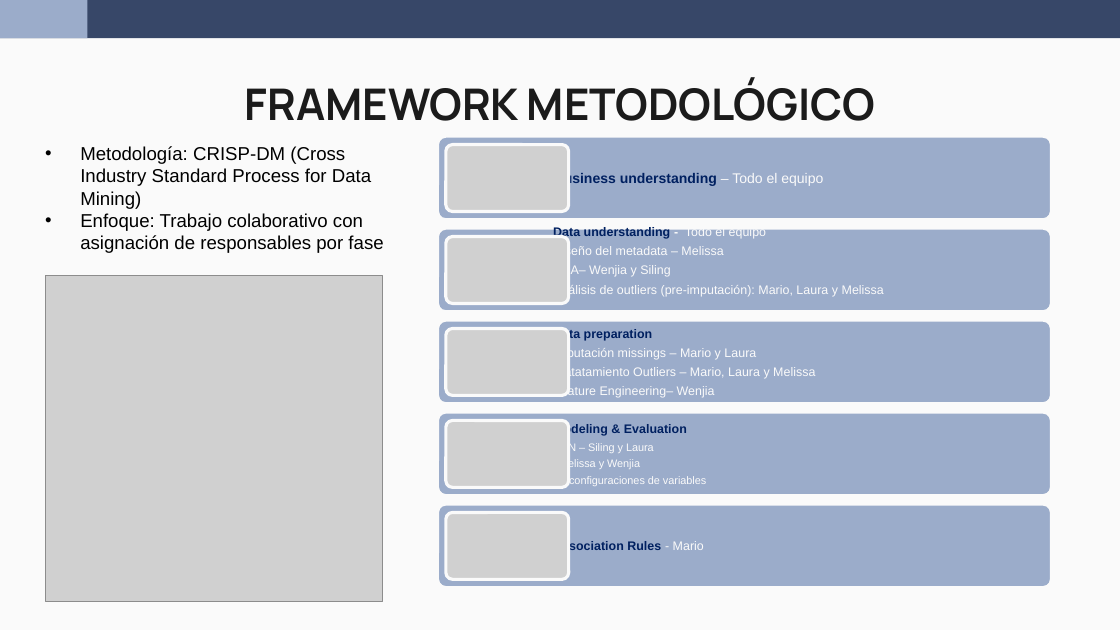
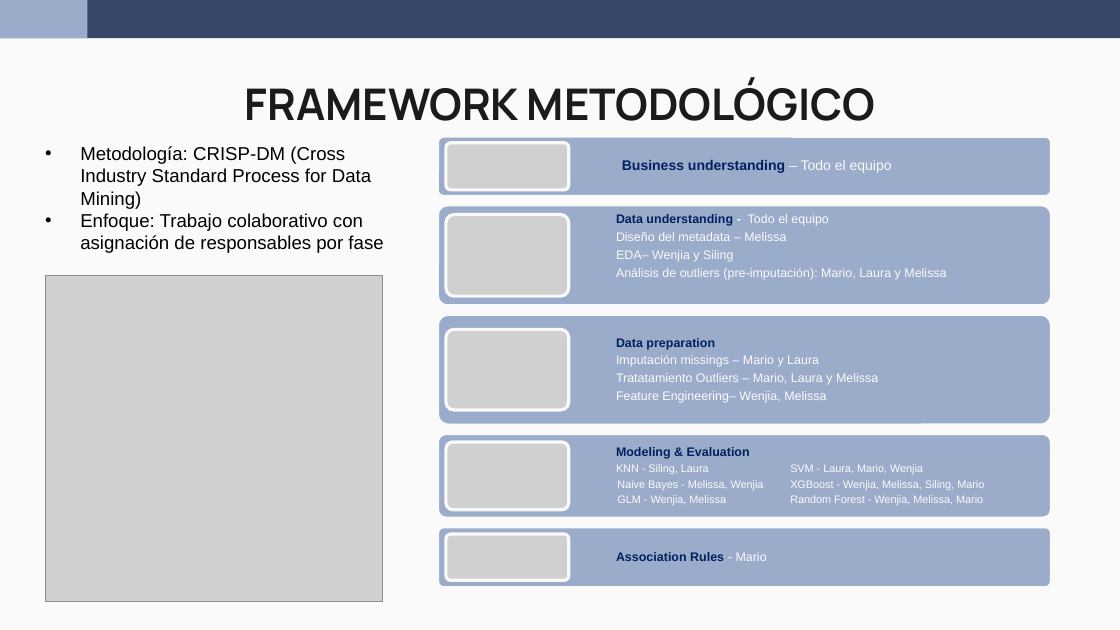
Before and after one commit to wen2111/Mineria, a slide deck: slide 3 of Entrega_2/00.REPORTE/Reporte_Grupo5.pptx. Drawn at 1120x630 pixels with LibreOffice and Linux fonts; fonts in the diff are those of the drawing; grey boxes stand for pictures. Boxes give left, top, right and bottom in pixels: in the first picture for what was removed or moved away, otherwise in the second. Text is boxed around its words. In the diff, an @@ line names an element or a change of style, - is before the commit and + after.

```diff
--- a/Entrega_2/00.REPORTE/Reporte_Grupo5.pptx
+++ b/Entrega_2/00.REPORTE/Reporte_Grupo5.pptx
@@ rounded rectangle: place and size @@
-rounded rectangle at [438, 137, 1052, 221]
+rounded rectangle at [438, 137, 1052, 197]
@@ picture: place and size @@
-picture at [446, 144, 569, 212]
+picture at [446, 143, 569, 190]
@@ text "Business understanding – Todo el ...": place and size @@
-text "Business understanding – Todo el ..." at [554, 172, 823, 187]
+text "Business understanding – Todo el ..." at [622, 160, 892, 173]
@@ rounded rectangle: place and size @@
-rounded rectangle at [438, 228, 1052, 312]
+rounded rectangle at [438, 205, 1052, 306]
@@ text "Data understanding - Todo el ...": place and size @@
-text "Data understanding - Todo el ..." at [553, 226, 884, 297]
+text "Data understanding - Todo el ..." at [616, 214, 946, 280]
@@ picture added at [446, 215, 569, 297] @@
@@ rounded rectangle: place and size @@
-rounded rectangle at [438, 320, 1052, 404]
+rounded rectangle at [438, 315, 1052, 426]
@@ picture: place and size @@
-picture at [446, 328, 569, 395]
+picture at [446, 329, 569, 410]
@@ text "Data preparation": place and size @@
-text "Data preparation" at [553, 328, 815, 398]
+text "Data preparation" at [616, 338, 878, 403]
@@ text at [616, 338, 878, 385]: line spacing 1 to 0.9 @@
@@ text at [616, 391, 826, 403]: text changed @@
-Feature Engineering– Wenjia
+Feature Engineering– Wenjia, Melissa
@@ rounded rectangle: place and size @@
-rounded rectangle at [438, 412, 1052, 496]
+rounded rectangle at [438, 433, 1052, 519]
@@ picture: place and size @@
-picture at [446, 236, 569, 304]
+picture at [446, 442, 569, 510]
@@ picture removed at [446, 420, 569, 487] @@
@@ text "Modeling & Evaluation": place and size @@
-text "Modeling & Evaluation" at [486, 423, 706, 487]
+text "Modeling & Evaluation" at [616, 447, 984, 505]
@@ text at [616, 447, 750, 459]: line spacing 1 to 0.9 @@
@@ text at [616, 464, 984, 505]: text changed @@
-KNN – Siling y Laura
-Naive Bayes – Melissa y Wenjia
-Testing múltiples configuraciones de variables
+KNN - Siling, Laura SVM - Laura, Mario, Wenjia
+Naive Bayes - Melissa, Wenjia XGBoost - Wenjia, Melissa, Siling, Mario
+GLM - Wenjia, Melissa Random Forest - Wenjia, Melissa, Mario
@@ rounded rectangle: place and size @@
-rounded rectangle at [438, 504, 1052, 588]
+rounded rectangle at [438, 526, 1052, 587]
@@ picture: place and size @@
-picture at [446, 513, 569, 580]
+picture at [446, 534, 569, 580]
@@ line spacing 1 to 0.9 in 3 elements at [616, 214, 946, 280], [622, 160, 892, 173], [616, 552, 767, 561] @@
@@ text "Association Rules - Mario": place and size @@
-text "Association Rules - Mario" at [553, 541, 704, 554]
+text "Association Rules - Mario" at [616, 552, 767, 561]
```
Also in this commit, not shown: 3 other slides changed, 1 slide added, 1 slide removed.
